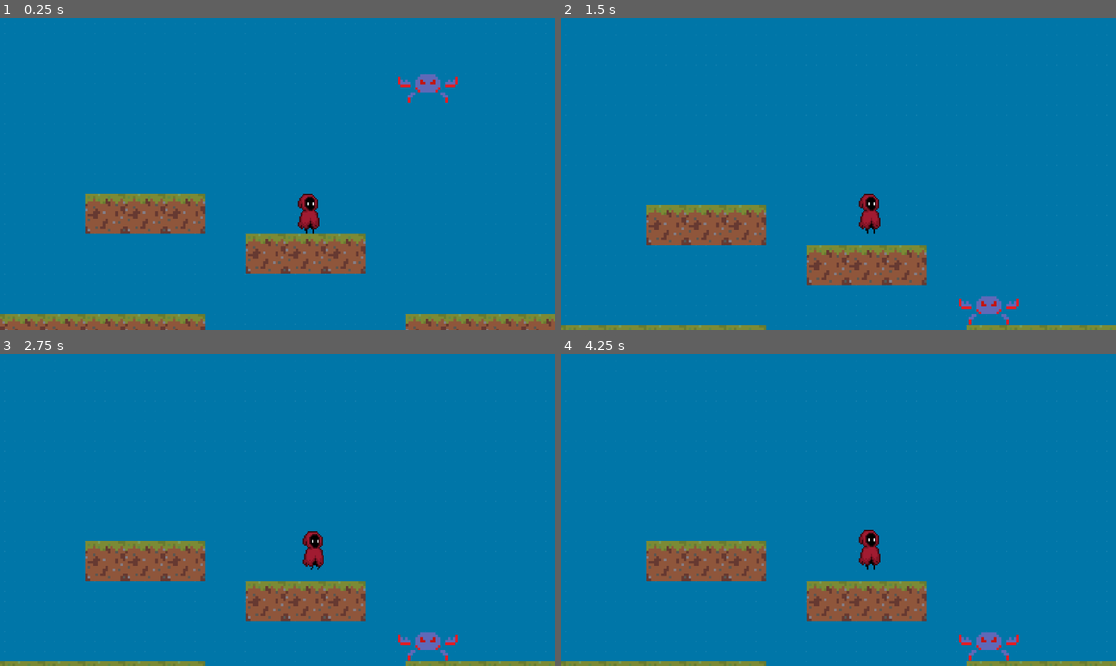
Above: before the commit, frames 1-4 (two rows, left to right).
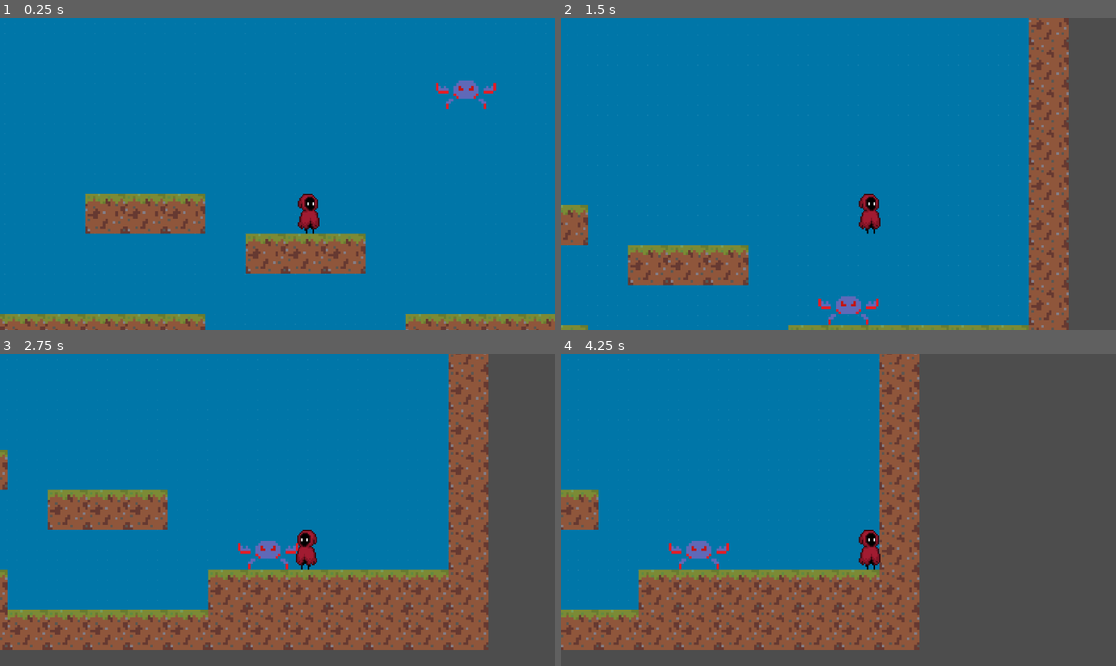
Above: after the commit, the same moments.

Repository: yeegz/Fallen-Asteri
Game: Godot game, scene res://scene.tscn
The game is run twice, just before and just after one commit, with the same random seed, the same clock (stepped at 60 frames per second) and the same inputs. This scene is started directly instead of the project's main scene.
Inputs:
- Up to frame 1 (0.25 s): no input
- Up to frame 2 (1.5 s): tap Enter (ui_accept) at 0.5, 0.77 s; hold Right (ui_right) from 0.53 s (still down)
- Up to frame 3 (2.75 s): tap Enter (ui_accept) at 1.52 s; release Right (ui_right) at 2.03 s; hold Left (ui_left) from 2.03 s (still down)
- Up to frame 4 (4.25 s): release Left (ui_left) at 2.78 s; hold Right (ui_right) from 2.78 s (still down); tap Enter (ui_accept) at 3.02, 3.77 s

The runs differ from the first frame. In frame 1, 0.8% of the frame differs, in the area x 71-90%, y 18-30%; in frame 2, 27%; in frame 3, 45%; in frame 4, 60%, in the area x 0-100%, y 0-100%.
Error before the commit: Invalid assignment of property or key 'flip_h' with value of type 'bool' on a base object of type 'null instance'. (res://Scenes/character_body_2d.gd:28)

Commit message:
Add detection area for enemy

Diff:
--- /dev/null
+++ b/Scenes/DetectionArea.gd
@@ -0,0 +1,14 @@
+extends Area2D
+
+var player = null
+
+func _on_body_entered(body):
+	player = body
+	print("In Detection Area")
+
+
+
+
+func _on_body_exited(body):
+	player = null
+	print("Out of detection area")
--- a/Scenes/character_body_2d.gd
+++ b/Scenes/character_body_2d.gd
@@ -25,9 +25,9 @@
 	if direction:
 		velocity.x = SPEED * direction
 		if direction == 1:
-			$Sprite2D.flip_h = false
+			$Player.flip_h = false
 		elif direction == -1:
-			$Sprite2D.flip_h = true
+			$Player.flip_h = true
 	else:
 		#requires move_towards to enable stopping movement
 		velocity.x  = move_toward(1, 0, 1)
--- a/Scenes/character_body_2d.tscn
+++ b/Scenes/character_body_2d.tscn
@@ -49,6 +49,7 @@
 
 [node name="CharacterBody2D" type="CharacterBody2D"]
 texture_filter = 1
+collision_layer = 3
 script = ExtResource("1_vkjrs")
 
 [node name="Player" type="Sprite2D" parent="."]
--- a/Scenes/enemy_12d.gd
+++ b/Scenes/enemy_12d.gd
@@ -1,9 +1,12 @@
 extends CharacterBody2D
 
 var GRAVITY_VALUE = 1100
+var SPEED = 250
+var JUMP = -500
 
 # Called every frame. 'delta' is the elapsed time since the previous frame.
 func _process(delta):
+	#Gravity
 	if not is_on_floor():
 		velocity.y += GRAVITY_VALUE * delta
 
--- a/Scenes/enemy_12d.tscn
+++ b/Scenes/enemy_12d.tscn
@@ -1,10 +1,14 @@
-[gd_scene load_steps=4 format=3 uid="uid://bbttsnhtdb1k5"]
+[gd_scene load_steps=6 format=3 uid="uid://bbttsnhtdb1k5"]
 
 [ext_resource type="Script" path="res://Scenes/enemy_12d.gd" id="1_685w0"]
 [ext_resource type="Texture2D" uid="uid://2h4hoec3d8ju" path="res://Temporary Files/idle/crab_idle_1.png" id="1_xxmt4"]
+[ext_resource type="Script" path="res://Scenes/DetectionArea.gd" id="3_7ex3k"]
 
 [sub_resource type="RectangleShape2D" id="RectangleShape2D_6yb7h"]
 size = Vector2(96, 48)
+
+[sub_resource type="CircleShape2D" id="CircleShape2D_vo5qx"]
+radius = 187.451
 
 [node name="enemy12D" type="CharacterBody2D"]
 script = ExtResource("1_685w0")
@@ -18,3 +22,15 @@
 [node name="EnemyPhysics" type="CollisionShape2D" parent="."]
 position = Vector2(48, 57)
 shape = SubResource("RectangleShape2D_6yb7h")
+
+[node name="DetectionArea" type="Area2D" parent="."]
+collision_layer = 2
+collision_mask = 2
+script = ExtResource("3_7ex3k")
+
+[node name="CollisionShape2D" type="CollisionShape2D" parent="DetectionArea"]
+position = Vector2(48, 58)
+shape = SubResource("CircleShape2D_vo5qx")
+
+[connection signal="body_entered" from="DetectionArea" to="DetectionArea" method="_on_body_entered"]
+[connection signal="body_exited" from="DetectionArea" to="DetectionArea" method="_on_body_exited"]
--- a/scene.tscn
+++ b/scene.tscn
@@ -46,4 +46,4 @@
 position = Vector2(563, 351)
 
 [node name="enemy12D" parent="." instance=ExtResource("5_qhj3c")]
-position = Vector2(755, 122)
+position = Vector2(816, 132)
